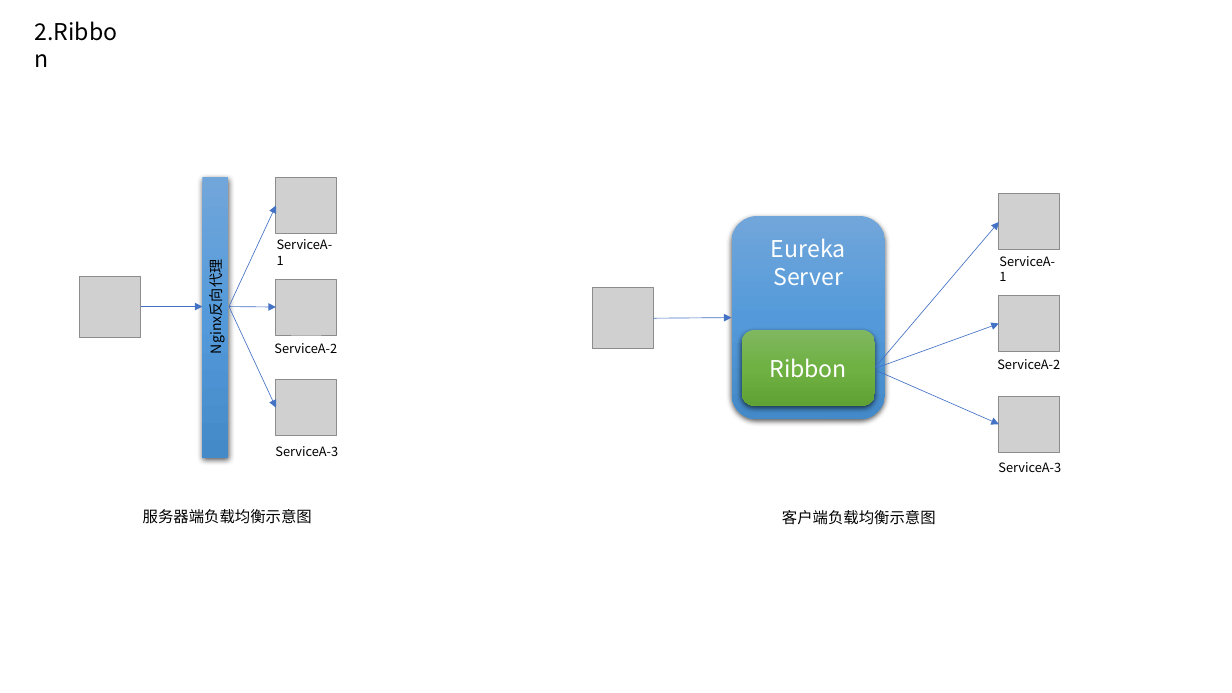
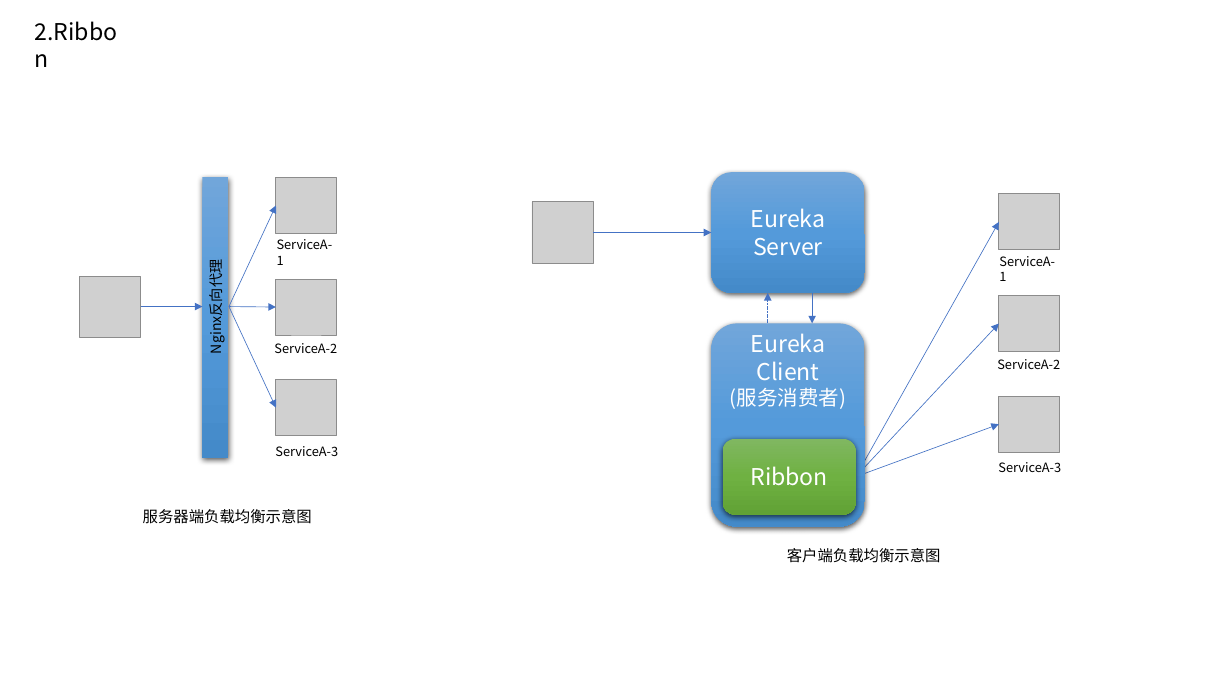
Before and after one commit to adwyxx/Node, a slide deck: slide 2 of SpringCloud Note.pptx. Drawn at 1232x693 pixels with LibreOffice and Linux fonts; fonts in the diff are those of the drawing; grey boxes stand for pictures. Boxes give left, top, right and bottom in pixels: in the first picture for what was removed or moved away, otherwise in the second. Text is boxed around its words. In the diff, an @@ line names an element or a change of style, - is before the commit and + after.

```diff
--- a/SpringCloud Note.pptx
+++ b/SpringCloud Note.pptx
@@ text in rounded rectangle at (712,172,865,293): paragraph removed @@
-\\
@@ rounded rectangle "Eureka Server": place and size @@
-rounded rectangle "Eureka Server" at (732,216,885,420)
+rounded rectangle "Eureka Server" at (712,172,865,293)
@@ picture: place and size @@
-picture at (592,287,653,348)
+picture at (532,202,593,263)
@@ arrow moved from (653, 318) - (732, 318) to (593, 233) - (712, 233) @@
@@ arrow moved from (875, 368) - (999, 222) to (856, 477) - (999, 222) @@
@@ arrow added from (768, 323) to (768, 293), #4472C4 0.5 pt dashed @@
@@ arrow added from (812, 293) to (812, 323), #4472C4 0.5 pt @@
@@ rounded rectangle added at (712,323,865,527), fill gradient #71A6DB to #559BDB to #448ACA, 18 pt, text #FFFFFF @@
+Eureka Client
+(服务消费者)
@@ arrow moved from (877, 368) - (999, 323) to (856, 477) - (999, 323) @@
@@ rounded rectangle "Ribbon": place and size @@
-rounded rectangle "Ribbon" at (742,330,875,406)
+rounded rectangle "Ribbon" at (723,439,856,515)
@@ arrow moved from (877, 371) - (999, 424) to (856, 477) - (999, 424) @@
@@ text "客户端负载均衡示意图": place and size @@
-text "客户端负载均衡示意图" at (782,510,936,525)
+text "客户端负载均衡示意图" at (787,548,941,563)
```
Also in this commit, not shown: 1 slide added, 1 other file.
